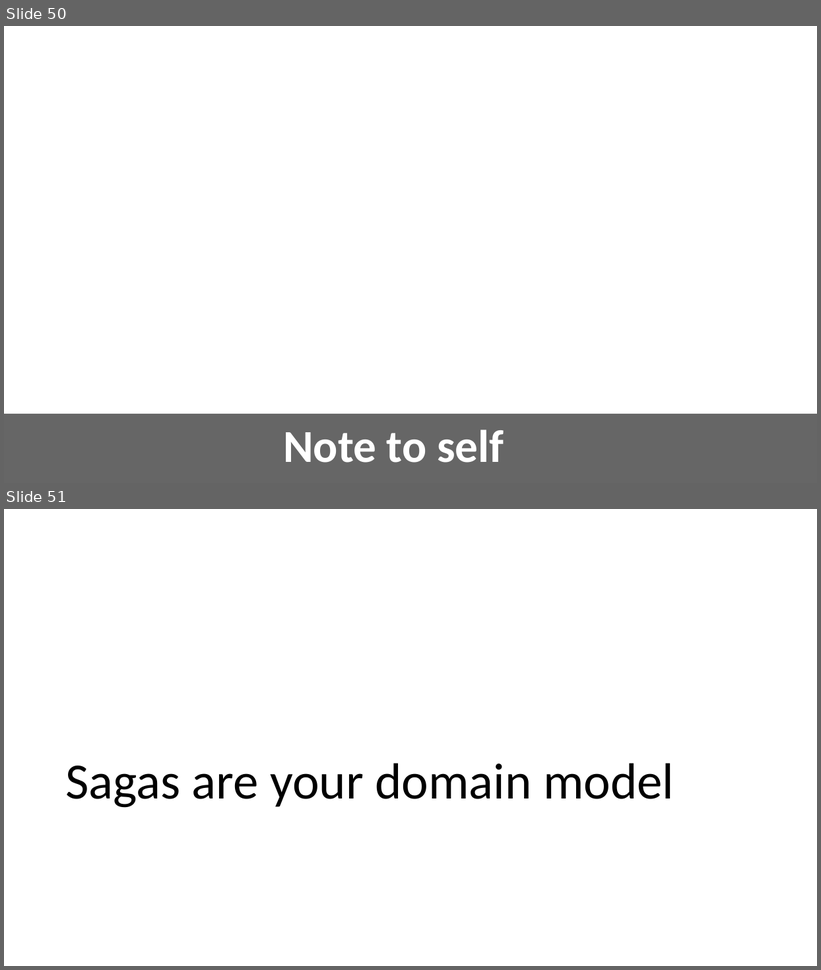
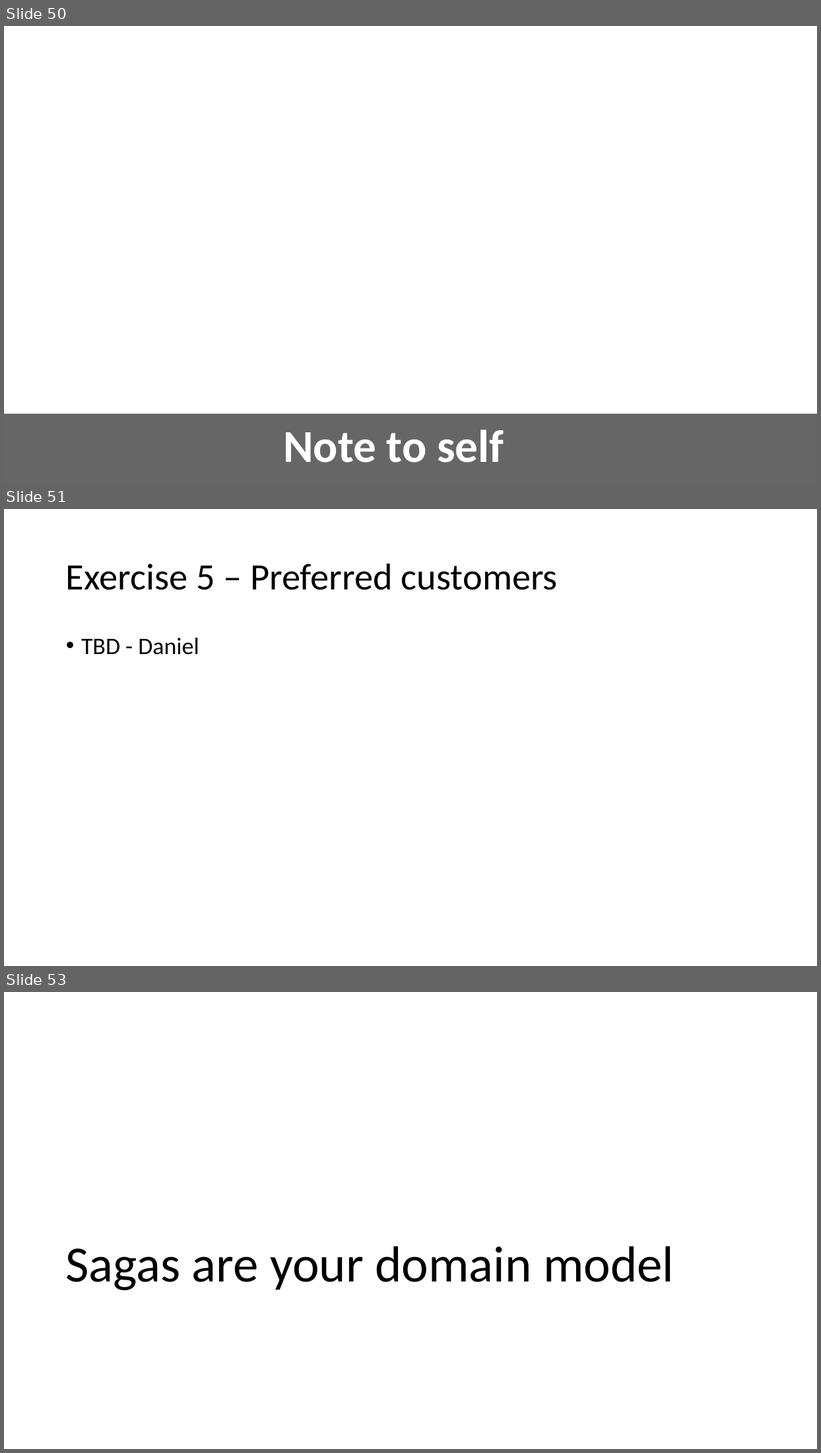
Before and after one commit to Particular/SagaMasterClass, a slide deck: SagaMasterClass.pptx. Shown one above the other, each under a label of ours: slides 50 and 51 before the commit, slides 50, 51 and 53 after it; the slides between them are not shown. The pictures are 821x970 and 821x1453 pixels, drawn with LibreOffice and Linux fonts; fonts in the diff are those of the drawing; background and template pictures are left out. Boxes give left, top, right and bottom in pixels: in the first picture for what was removed or moved away, otherwise in the second. Text is boxed around its words. In the diff, an @@ line names an element or a change of style, - is before the commit and + after.

```diff
--- a/SagaMasterClass.pptx
+++ b/SagaMasterClass.pptx
@@ slide 51 added at bbox=[4, 509, 817, 966], background #FFFFFF @@
@@ title added at bbox=[66, 563, 558, 590], 44 pt, text #000000 @@
+Exercise 5 – Preferred customers
@@ text added at bbox=[81, 638, 199, 655], 28 pt, text #000000 @@
+• TBD - Daniel
@@ what was slide 51 is now slide 53 @@
```
Also in this commit, not shown: 1 slide changed, 3 other slides added.
